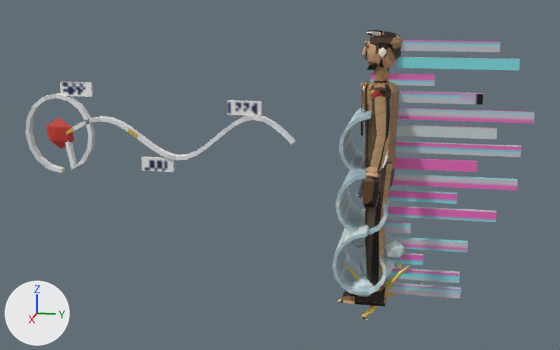
Renders of the glTF model public/assets/fighters/dale.glb from each side of a commit.
Camera for both pictures: a camera (50 mm lens) standing at (5.21, 0.35, 2.17) and looking at (-0.01, -0.7, 0.86). The lights are fixed; the arrows at lower left show +X, +Y and +Z. The older version comes first. Vertices at exactly the same position are counted once.

The first picture shows 'dale_body.001', 'fx_cold_front', 'fx_hail', 'fx_isobar_lasso', 'fx_tape_skip' and 1 more.
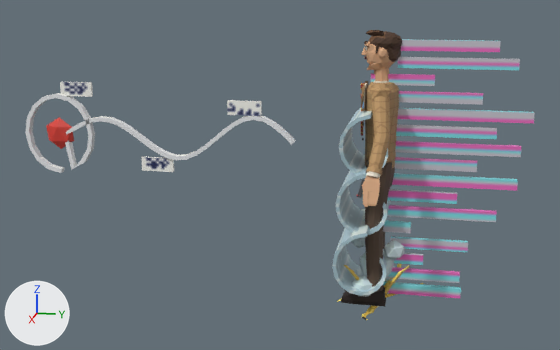
Changed parts and their boxes (x1, y1, x2, y2) in the pictures (560 x 350 px):
part 1 of me_dale_body, reshaped
    before: (361, 183, 376, 208)
    after: (361, 181, 380, 207)
part 2 of me_dale_body, surface changed
    both: (341, 30, 402, 306)
part 3 of me_fx_isobar_lasso, surface changed
    both: (25, 82, 274, 173)
part 4 of me_fx_tape_skip, surface changed
    both: (383, 39, 535, 299)

The change in detail:
me_dale_body is used by ob_dale_body_001; location (0.0, 0.0, 0.0).
me_dale_body had 1334 vertices, 2398 faces and spanned x -0.56..0.56, y -0.23..0.13, z 0.0..1.88.
me_dale_body now has 1390 vertices, 2494 faces and spans x -0.56..0.56, y -0.23..0.13, z 0.0..1.88.
me_dale_body part 1: 1 vertex moved from x 0.49, y -0.07, z 0.96 to x 0.48, y -0.05, z 0.96; 6 vertices removed from x 0.49..0.56, y -0.07..0.01, z 0.82..0.96; 30 vertices added at x 0.48..0.56, y -0.07..0.04, z 0.82..0.97.
me_dale_body part 2: 2231 kept faces spanning x -0.56..0.56, y -0.23..0.13, z 0.0..1.88 get new texture (UV) coordinates.
Other edits to the shape of me_dale_body do not show in these pictures.
me_fx_isobar_lasso has 200 vertices, 478 faces and spans x -0.04..0.04, y -2.62..-0.59, z 0.81..1.48.
me_fx_isobar_lasso is used by ob_fx_isobar_lasso; location (0.0, 0.0, 0.0).
me_fx_isobar_lasso part 3: texture (UV) coordinates of 166 of 478 faces, centred in x -0.03..0.03, y -2.61..-0.77, z 0.82..1.45, changed; they spanned u 0.03..0.96, v 0.01..0.96 and now span u 0.03..0.96, v 0.01..0.96.
me_fx_tape_skip has 128 vertices, 192 faces and spans x -0.02..0.02, y -0.1..0.98, z 0.05..1.82.
me_fx_tape_skip is used by ob_fx_tape_skip; location (0.0, 0.0, 0.0).
me_fx_tape_skip part 4: texture (UV) coordinates of 152 of 192 faces, centred in x -0.02..0.02, y -0.1..0.92, z 0.05..1.82, changed; they spanned u 0.01..0.91, v 0.01..0.76 and now span u 0.01..0.91, v 0.01..0.76.
